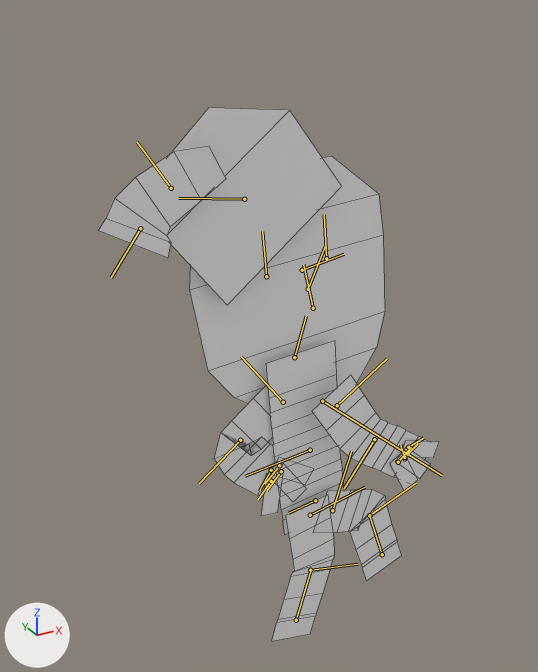
What one commit did to the FBX model Assets/Models/Player/Player@JumpA.fbx.
Before and after are seen from a 50 mm lens placed at (-0.01057, -0.01624, 0.01889), pointed at (-0.00117, 0.00085, 0.01034). Lighting does not change. The marker at lower left points along +X, +Y and +Z. Both versions are drawn at frame 10 of the action 'Take 001'; the numbers are the values there. The bones that bend it are drawn over the model as lines. Mesh edges are drawn as thin lines.

Objects in the first picture: 'Mesh_Player'.
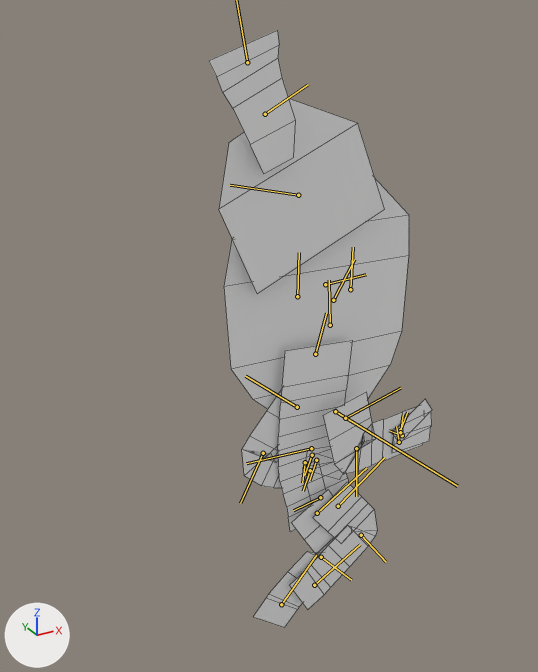
Boxes (x1, y1, x2, y2) around the edits, measured in the pictures (538 x 672 px):
'Mesh_Player', posed (35% narrower, 12% taller): before (98, 108, 439, 641); after (209, 30, 432, 627)
bone 'Rig_Root', root to tip: before (315, 500) to (288, 513); after (320, 497) to (293, 510)
bone 'Rig_Spine', root to tip: before (310, 450) to (245, 476); after (311, 448) to (246, 463)
bone 'Rig_Head', root to tip: before (322, 401) to (442, 475); after (335, 411) to (457, 486)
bone 'Rig_EyeR', root to tip: before (266, 276) to (262, 231); after (297, 296) to (299, 252)
bone 'Rig_EyeL', root to tip: before (326, 258) to (324, 214); after (350, 289) to (353, 247)
bone 'Rig_NoseBack', root to tip: before (302, 270) to (344, 254); after (325, 284) to (366, 274)
bone 'Rig_NoseTip', root to tip: before (313, 308) to (303, 264); after (330, 325) to (329, 280)
bone 'Rig_Mouth', root to tip: before (294, 357) to (306, 316); after (315, 354) to (326, 313)
bone 'Rig_Hat', root to tip: before (244, 199) to (178, 198); after (298, 195) to (230, 185)
bone 'Rig_Cord', root to tip: before (171, 188) to (137, 142); after (265, 114) to (308, 84)
bone 'Rig_Wires', root to tip: before (140, 228) to (111, 277); after (247, 62) to (236, 0)
bone 'Rig_ShoulderR', root to tip: before (283, 402) to (241, 356); after (297, 407) to (245, 376)
bone 'Rig_ElbowR', root to tip: before (240, 440) to (199, 483); after (263, 453) to (240, 503)
bone 'Rig_FingerRB', root to tip: before (281, 471) to (267, 490); after (316, 460) to (309, 480)
bone 'Rig_ShoulderL', root to tip: before (337, 405) to (387, 358); after (345, 418) to (400, 388)
bone 'Rig_ElbowL', root to tip: before (374, 439) to (344, 488); after (356, 448) to (356, 496)
bone 'Rig_FingerLA', root to tip: before (408, 447) to (423, 438); after (400, 430) to (407, 412)
bone 'Rig_FingerLB', root to tip: before (404, 457) to (418, 443); after (400, 432) to (403, 414)
bone 'Rig_FingerLC', root to tip: before (398, 462) to (411, 447); after (399, 442) to (396, 426)
bone 'Rig_LegR', root to tip: before (310, 515) to (365, 487); after (317, 513) to (366, 468)
bone 'Rig_KneeR', root to tip: before (310, 570) to (358, 564); after (321, 557) to (351, 580)
bone 'Rig_FootR', root to tip: before (296, 620) to (311, 569); after (281, 604) to (316, 555)
bone 'Rig_LegL', root to tip: before (332, 510) to (351, 451); after (338, 506) to (384, 457)
bone 'Rig_KneeL', root to tip: before (369, 515) to (416, 483); after (361, 535) to (386, 562)
bone 'Rig_FootL', root to tip: before (382, 554) to (369, 515); after (314, 585) to (360, 544)

The change in detail:
Bone 'Rig_Root' (bone_rig_root) moves from (0.008, -0.004, 0.0) to (0.014, -0.023, 0.0).
Bone 'Rig_Root' (bone_rig_root) turns from (0, 0, 7) to (0, 0, 8) degrees about its own x, y and z.
Bone 'Rig_Spine' (bone_rig_spine) moves from (0.0, 0.002, 0.0) to (0.0, 0.011, 0.0).
Bone 'Rig_Spine' (bone_rig_spine) turns from (0, 0, -2) to (0, 0, -12) degrees about its own x, y and z.
Bone 'Rig_Head' (bone_rig_head) moves from (-0.07, -0.007, 0.053) to (-0.114, -0.012, 0.073).
Bone 'Rig_Head' (bone_rig_head) turns from (0, 1, 0) to (0, 3, 0) degrees about its own x, y and z.
Bone 'Rig_EyeR' (bone_rig_eyer) moves from (0.003, 0.002, -0.001) to (0.009, -0.037, 0.002).
Bone 'Rig_EyeR' (bone_rig_eyer) turns from (0, -19, 0) to (0, 0, 0) degrees about its own x, y and z.
Bone 'Rig_EyeL' (bone_rig_eyel) moves from (-0.011, 0.0, -0.002) to (-0.018, -0.05, 0.002).
Bone 'Rig_EyeL' (bone_rig_eyel) turns from (0, -17, 0) to (0, 0, 0) degrees about its own x, y and z.
Bone 'Rig_NoseBack' (bone_rig_noseback) moves from (-0.012, 0.006, -0.001) to (-0.004, -0.006, 0.0).
Bone 'Rig_NoseTip' (bone_rig_nosetip) moves from (0.018, 0.014, -0.001) to (0.013, 0.01, 0.0).
Bone 'Rig_NoseTip' (bone_rig_nosetip) turns from (0, 0, 4) to (0, 0, 0) degrees about its own x, y and z.
Bone 'Rig_Mouth' (bone_rig_mouth) moves from (-0.047, 0.007, 0.0) to (-0.038, 0.046, 0.0).
Bone 'Rig_Mouth' (bone_rig_mouth) turns from (0, 5, -21) to (0, 2, -15) degrees about its own x, y and z.
Bone 'Rig_Hat' (bone_rig_hat) moves from (-0.072, 0.054, 0.148) to (-0.05, 0.044, 0.118).
Bone 'Rig_Hat' (bone_rig_hat) turns from (2, -30, 13) to (2, -23, 10) degrees about its own x, y and z.
Bone 'Rig_Cord' (bone_rig_cord) moves from (-0.04, -0.144, 0.0) to (0.018, -0.031, 0.0).
Bone 'Rig_Cord' (bone_rig_cord) turns from (0, 0, -80) to (0, 0, 1) degrees about its own x, y and z.
Bone 'Rig_Wires' (bone_rig_wires) moves from (-0.023, -0.02, 0.0) to (0.015, -0.007, 0.0).
Bone 'Rig_Wires' (bone_rig_wires) turns from (0, 0, 24) to (0, 0, -11) degrees about its own x, y and z.
Bone 'Rig_ShoulderR' (bone_rig_shoulderr) moves from (-0.039, 0.005, 0.012) to (-0.055, -0.04, 0.012).
Bone 'Rig_ShoulderR' (bone_rig_shoulderr) turns from (0, 0, -32) to (0, 0, -54) degrees about its own x, y and z.
Bone 'Rig_ElbowR' (bone_rig_elbowr) moves from (-0.057, 0.03, 0.0) to (-0.052, 0.023, 0.0).
Bone 'Rig_ElbowR' (bone_rig_elbowr) turns from (0, 0, -90) to (0, 0, -103) degrees about its own x, y and z.
Bone 'Rig_FingerRB' (bone_rig_fingerrb) moves from (0.024, -0.035, 0.0) to (0.022, -0.031, 0.0).
Bone 'Rig_FingerRB' (bone_rig_fingerrb) turns from (0, 0, -10) to (0, 0, -12) degrees about its own x, y and z.
Bone 'Rig_ShoulderL' (bone_rig_shoulderl) moves from (-0.066, -0.015, 0.068) to (-0.064, -0.06, 0.068).
Bone 'Rig_ShoulderL' (bone_rig_shoulderl) turns from (0, 0, -62) to (0, 0, -72) degrees about its own x, y and z.
Bone 'Rig_ElbowL' (bone_rig_elbowl) moves from (-0.008, -0.02, 0.0) to (0.075, -0.002, 0.0).
Bone 'Rig_ElbowL' (bone_rig_elbowl) turns from (0, 0, 21) to (0, 0, 79) degrees about its own x, y and z.
Bone 'Rig_FingerLA' (bone_rig_fingerla) moves from (-0.05, 0.0, 0.0) to (-0.043, -0.017, 0.0).
Bone 'Rig_FingerLA' (bone_rig_fingerla) turns from (0, 0, -40) to (0, 0, -25) degrees about its own x, y and z.
Bone 'Rig_FingerLB' (bone_rig_fingerlb) moves from (-0.065, -0.014, 0.0) to (-0.066, -0.006, 0.0).
Bone 'Rig_FingerLB' (bone_rig_fingerlb) turns from (0, 0, -19) to (0, 0, -7) degrees about its own x, y and z.
Bone 'Rig_FingerLC' (bone_rig_fingerlc) moves from (-0.082, 0.0, 0.0) to (-0.075, -0.003, 0.0).
Bone 'Rig_FingerLC' (bone_rig_fingerlc) turns from (0, 0, -13) to (0, 0, 9) degrees about its own x, y and z.
Bone 'Rig_LegR' (bone_rig_legr) moves from (0.0, -0.009, 0.0) to (0.008, -0.004, 0.0).
Bone 'Rig_LegR' (bone_rig_legr) turns from (0, 0, 2) to (0, 0, 22) degrees about its own x, y and z.
Bone 'Rig_KneeR' (bone_rig_kneer) moves from (0.01, -0.019, 0.0) to (-0.043, -0.067, 0.0).
Bone 'Rig_KneeR' (bone_rig_kneer) turns from (0, 0, -24) to (0, 0, -80) degrees about its own x, y and z.
Bone 'Rig_FootR' (bone_rig_footr) moves from (-0.001, 0.002, 0.0) to (0.005, -0.002, 0.0).
Bone 'Rig_FootR' (bone_rig_footr) turns from (0, 0, 0) to (0, 0, 9) degrees about its own x, y and z.
Bone 'Rig_LegL' (bone_rig_legl) moves from (0.023, 0.004, -0.001) to (0.005, -0.002, 0.014).
Bone 'Rig_LegL' (bone_rig_legl) turns from (0, 0, 66) to (2, 0, 30) degrees about its own x, y and z.
Bone 'Rig_KneeL' (bone_rig_kneel) moves from (-0.046, -0.031, 0.0) to (-0.031, -0.021, 0.0).
Bone 'Rig_KneeL' (bone_rig_kneel) turns from (0, 0, -53) to (-1, -3, -92) degrees about its own x, y and z.
Bone 'Rig_FootL' (bone_rig_footl) moves from (0.0, 0.0, 0.0) to (0.003, -0.022, 0.0).
Bone 'Rig_FootL' (bone_rig_footl) turns from (0, 0, 0) to (0, 0, -8) degrees about its own x, y and z.
